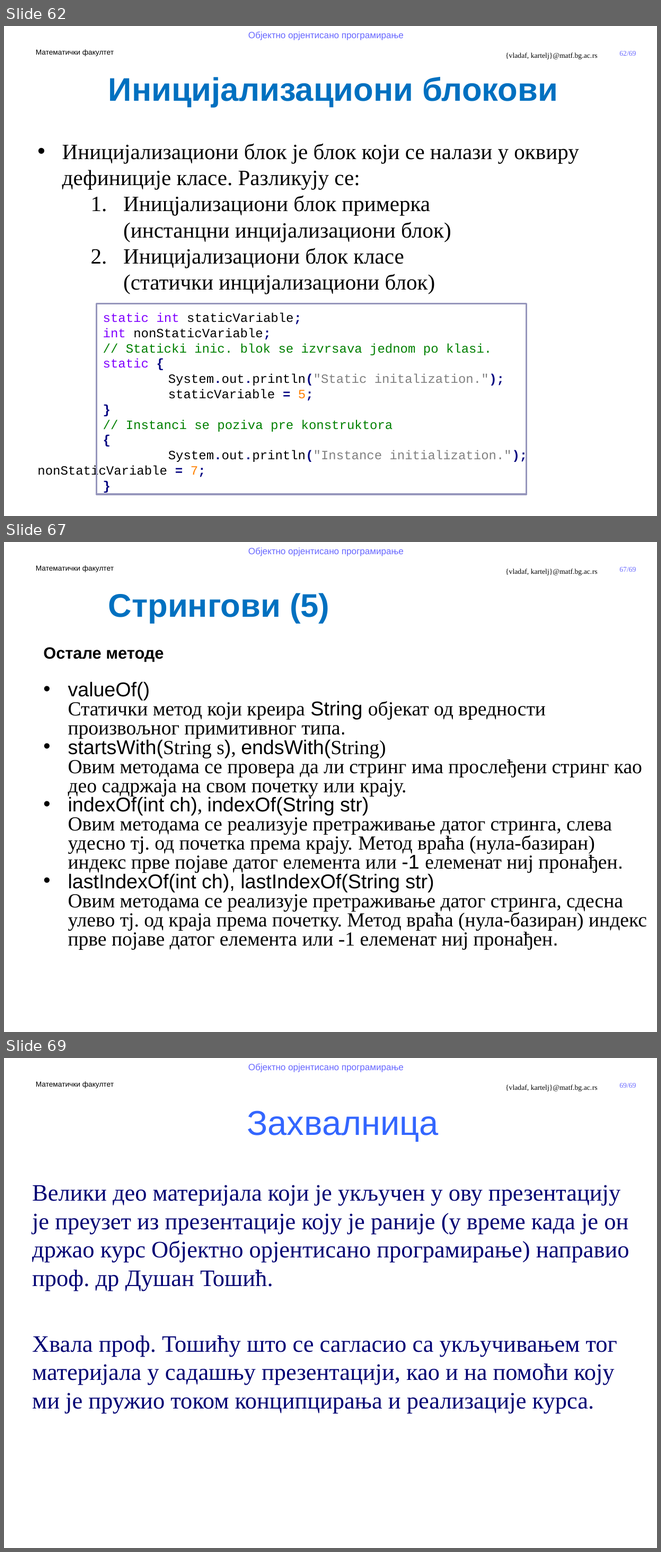
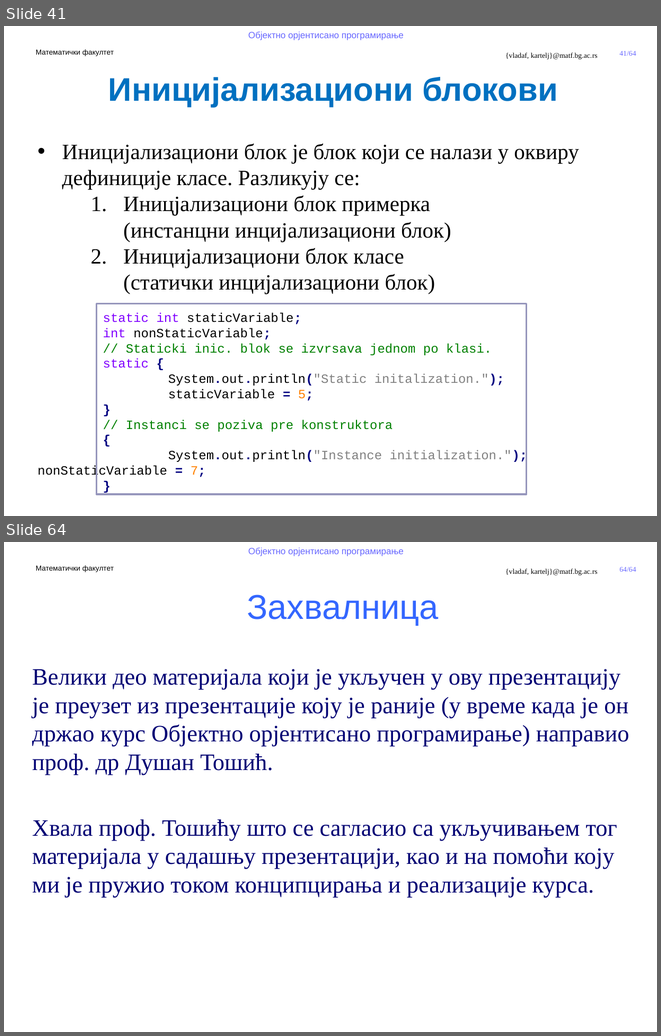
Before and after one commit to MatfOOP/OOP, a slide deck: predavanja/prezentacije/OOP09-Klase u Javi.pptx. Shown one above the other, each under a label of ours: slides 62, 67 and 69 before the commit, slides 41 and 64 after it; the slides between them are not shown. The pictures are 661x1552 and 661x1036 pixels, drawn with LibreOffice and Linux fonts; fonts in the diff are those of the drawing; background and template pictures are left out. Boxes give left, top, right and bottom in pixels: in the first picture for what was removed or moved away, otherwise in the second. Text is boxed around its words. In the diff, an @@ line names an element or a change of style, - is before the commit and + after.

```diff
--- a/predavanja/prezentacije/OOP09-Klase u Javi.pptx
+++ b/predavanja/prezentacije/OOP09-Klase u Javi.pptx
@@ slide 67 removed at bbox=[4, 542, 657, 1032], background #FFFFFF; not listed: 5 template elements that a slide beside it also shows @@
@@ text removed at bbox=[108, 593, 329, 623] @@
-Стрингови (5)
@@ text removed at bbox=[43, 647, 647, 950] @@
-Остале методе
-• valueOf()
-  Статички метод који креира String објекат од вредности произвољног примитивног типа.
-• startsWith(String s), endsWith(String)
-  Овим методама се провера да ли стринг има прослеђени стринг као део садржаја на свом почетку или крају.
-• indexOf(int ch), indexOf(String str)
-  Овим методама се реализује претраживање датог стринга, слева удесно тј. од почетка према крају. Метод враћа (нула-базиран) индекс прве појаве датог елемента или -1 елеменат ниј пронађен.
-• lastIndexOf(int ch), lastIndexOf(String str)
-  Овим методама се реализује претраживање датог стринга, сдесна улево тј. од краја према почетку. Метод враћа (нула-базиран) индекс прве појаве датог елемента или -1 елеменат ниј пронађен.
@@ what was slide 62 is now slide 41 @@
@@ page number at bbox=[619, 51, 636, 56]: text changed @@
-62/69
+41/64
@@ what was slide 69 is now slide 64 @@
@@ page number at bbox=[619, 567, 636, 572]: text changed @@
-69/69
+64/64
```
Also in this commit, not shown: 6 slides changed, 1 slide added, 5 other slides removed, 23 other files.
